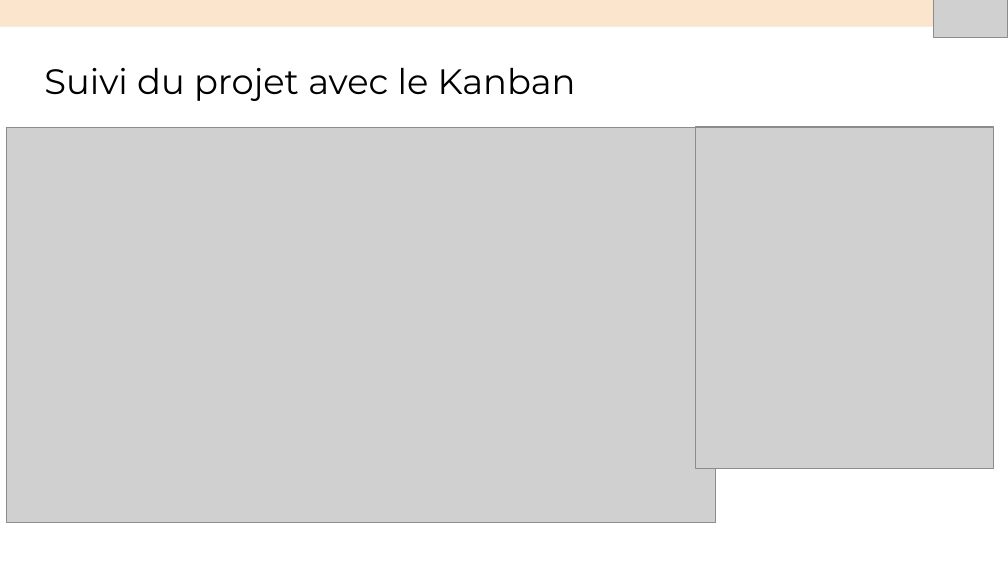
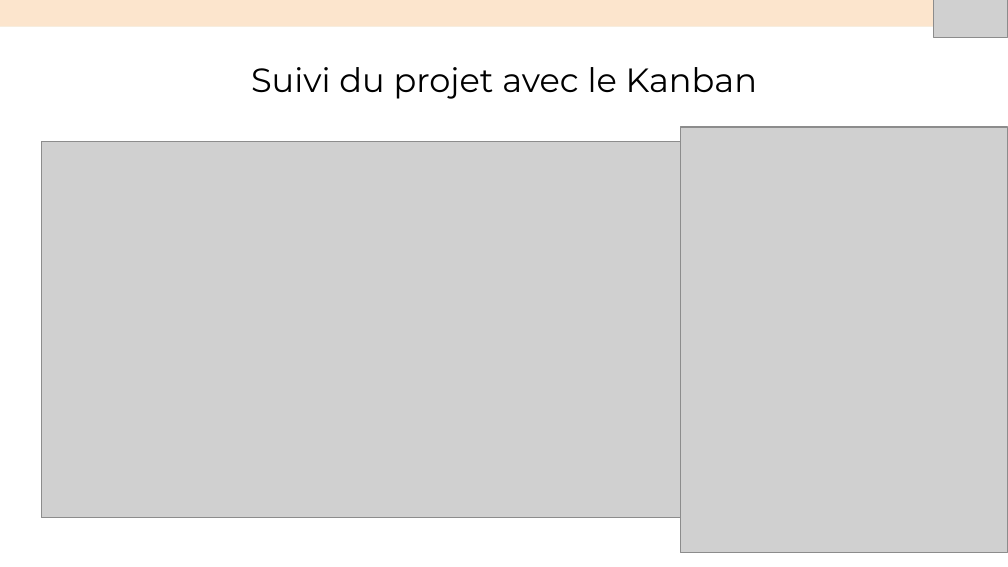
Before and after one commit to fredcentvin/Menu-Maker-by-QWENTA, a slide deck: slide 7 of Présentation+Soufiane.pptx (slide 6 before the commit). Drawn at 1008x567 pixels with LibreOffice and Linux fonts; fonts in the diff are those of the drawing; grey boxes stand for pictures. Boxes give left, top, right and bottom in pixels: in the first picture for what was removed or moved away, otherwise in the second. Text is boxed around its words. In the diff, an @@ line names an element or a change of style, - is before the commit and + after.

```diff
--- a/Présentation+Soufiane.pptx
+++ b/Présentation+Soufiane.pptx
@@ title "Suivi du projet avec le ..." at [251,67,757,99]: size 25.2 to 24 pt; alignment left to centre @@
@@ picture: place and size @@
-picture at [6,127,716,522]
+picture at [41,141,696,518]
@@ picture: place and size @@
-picture at [696,127,994,469]
+picture at [680,127,1008,552]
```
Also in this commit, not shown: 10 other slides changed, 1 slide added, 1 other file.
